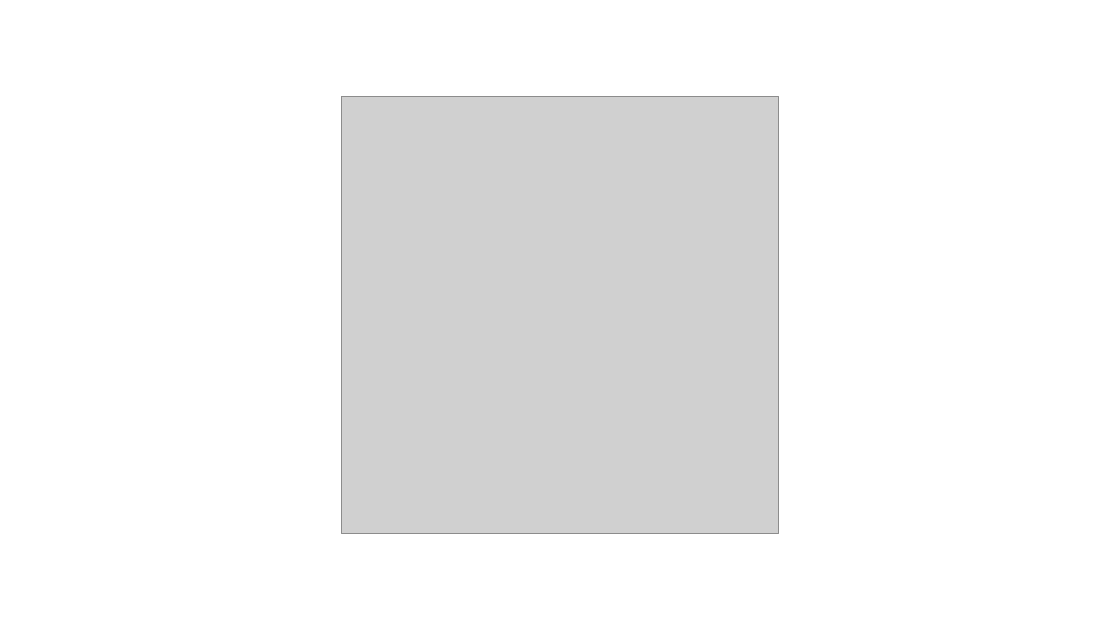
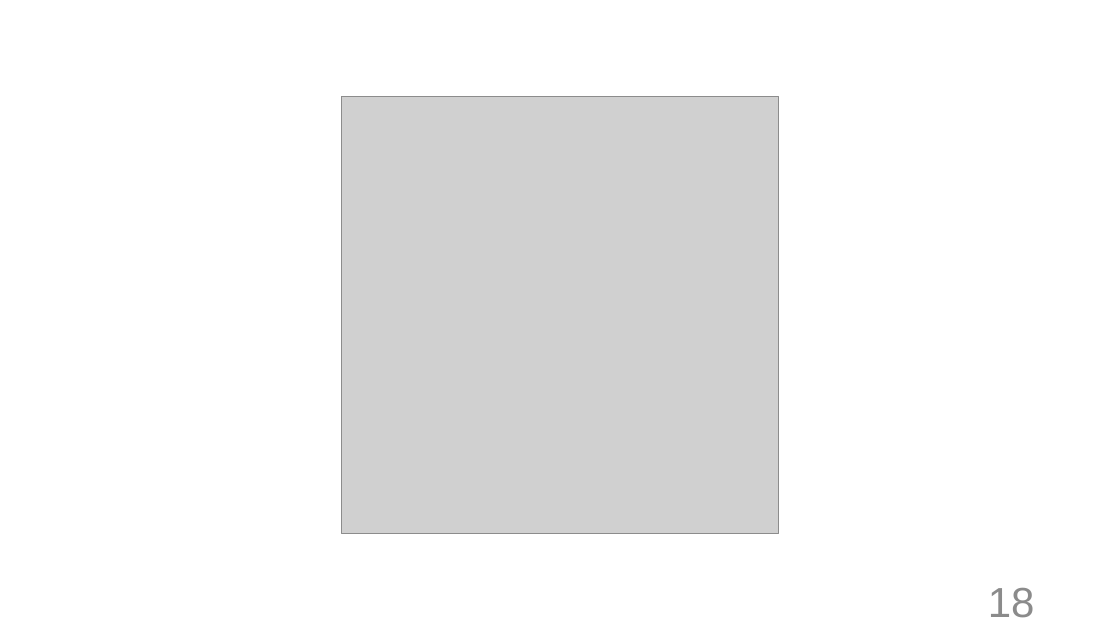
Before and after one commit to jmarialearning/jmarialearning.github.io, a slide deck: slide 18 of repo/acts/tthv/rf/pres.pptx. Drawn at 1120x630 pixels with LibreOffice and Linux fonts; fonts in the diff are those of the drawing; grey boxes stand for pictures. Boxes give left, top, right and bottom in pixels: in the first picture for what was removed or moved away, otherwise in the second. Text is boxed around its words. In the diff, an @@ line names an element or a change of style, - is before the commit and + after.

```diff
--- a/repo/acts/tthv/rf/pres.pptx
+++ b/repo/acts/tthv/rf/pres.pptx
@@ page number added at bbox=[988, 588, 1035, 618], 36 pt, text #8C8C8C @@
+18
```
Also in this commit, not shown: 27 other slides changed, 1 other file.
